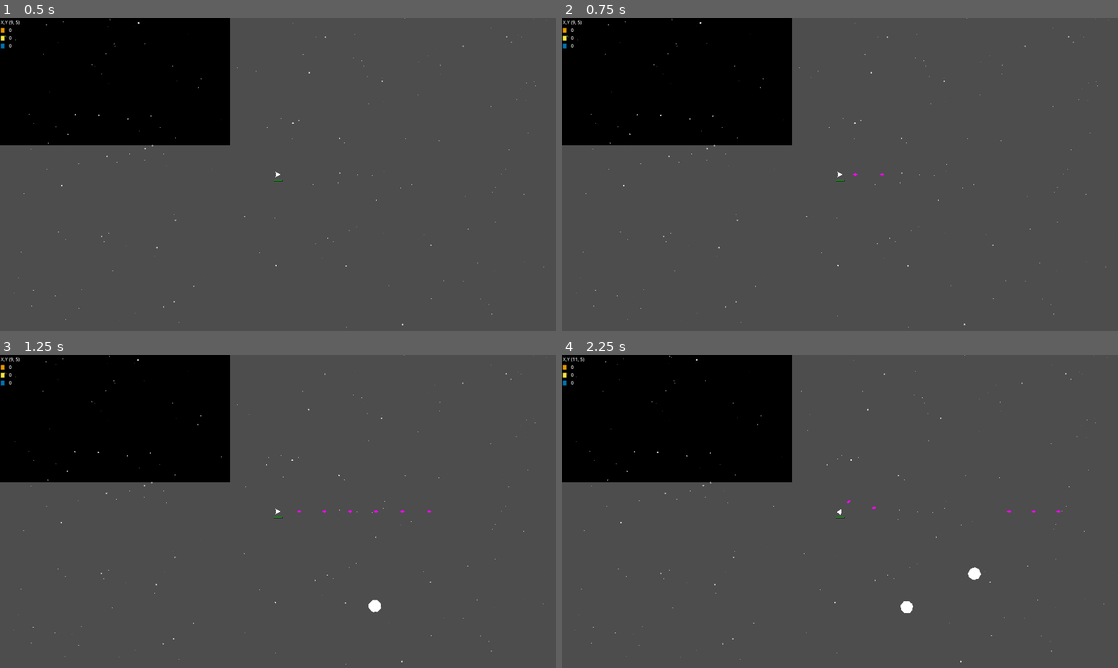
Above: before the commit, frames 1-4 (two rows, left to right).
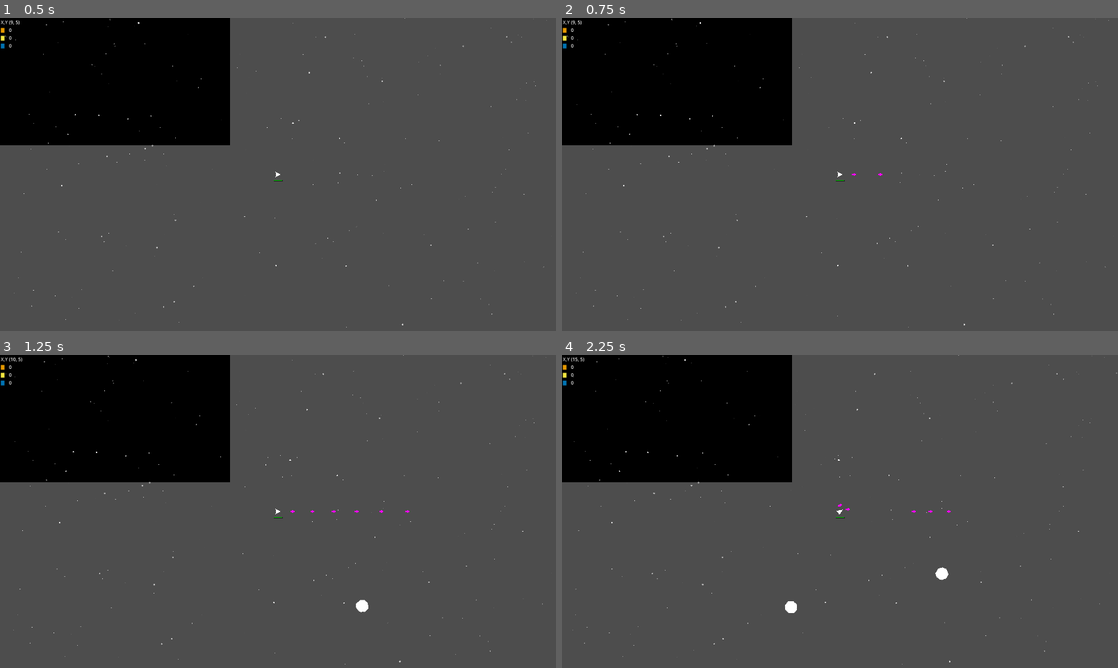
Above: after the commit, the same moments.

Repository: krets/space-octo
Game: Godot game, scene res://scenes/Game.tscn
Two runs of this game, one before a commit and one after it. Both use one fixed random seed, a clock stepped at 60 frames per second and the inputs below.
Inputs:
- Up to frame 1 (0.5 s): no input
- Up to frame 2 (0.75 s): tap Enter at 0.5 s; hold W (thrust) from 0.53 s (still down); hold Space (shoot) from 0.53 s (still down)
- Up to frame 3 (1.25 s): keep holding W (thrust); keep holding Space (shoot)
- Up to frame 4 (2.25 s): release Space (shoot) at 1.28 s; tap Space (shoot) at 1.35 s; release W (thrust) at 2.03 s; hold A (turn_left) from 2.03 s (still down); hold Space (shoot) from 2.03 s (still down)

Frame 1 is identical in both runs. In frame 2, less than 0.1% of the frame differs, in the area x 2-99%, y 0-99%; in frame 3, 0.4%; in frame 4, 0.5%, in the area x 0-100%, y 0-99%.

Commit message:
tweak ship speed; better play feel.

Diff:
--- a/resources/player_stats.tres
+++ b/resources/player_stats.tres
@@ -4,12 +4,15 @@
 
 [resource]
 script = ExtResource("1_wld0n")
-thrust_speed = 100.0
-brake_speed = 50.0
-turn_rate = 5.0
-max_speed = 600.0
+thrust_speed = 400.0
+brake_speed = 200.0
+turn_rate = 3.0
+max_speed = 800.0
 max_health = 100.0
 health = null
 weapon_cooldown = 0.1
 weapon_damage = 25.0
+points_blue = 0
+points_orange = 0
+points_yellow = 0
 metadata/_custom_type_script = "uid://dqg6byqevrilj"
